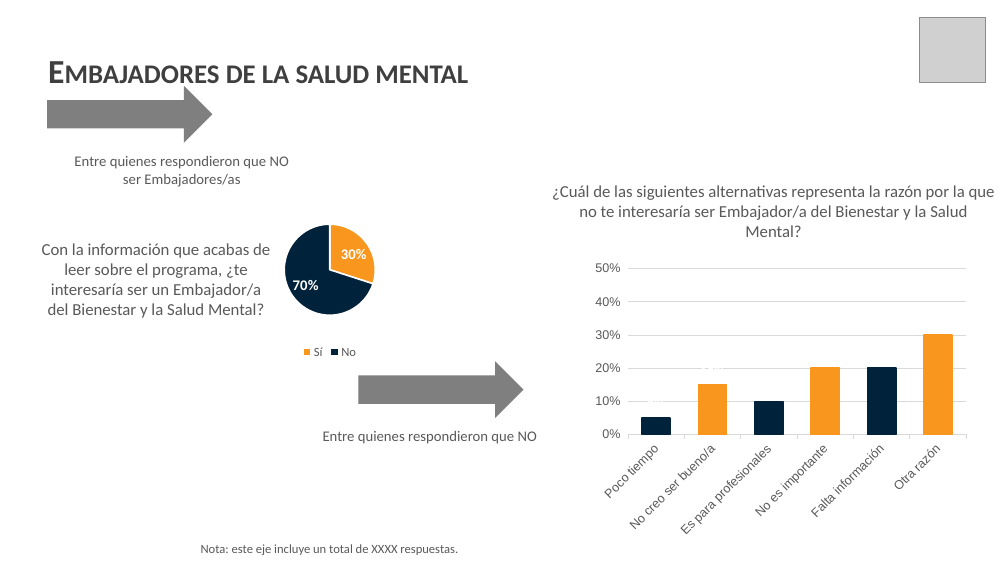
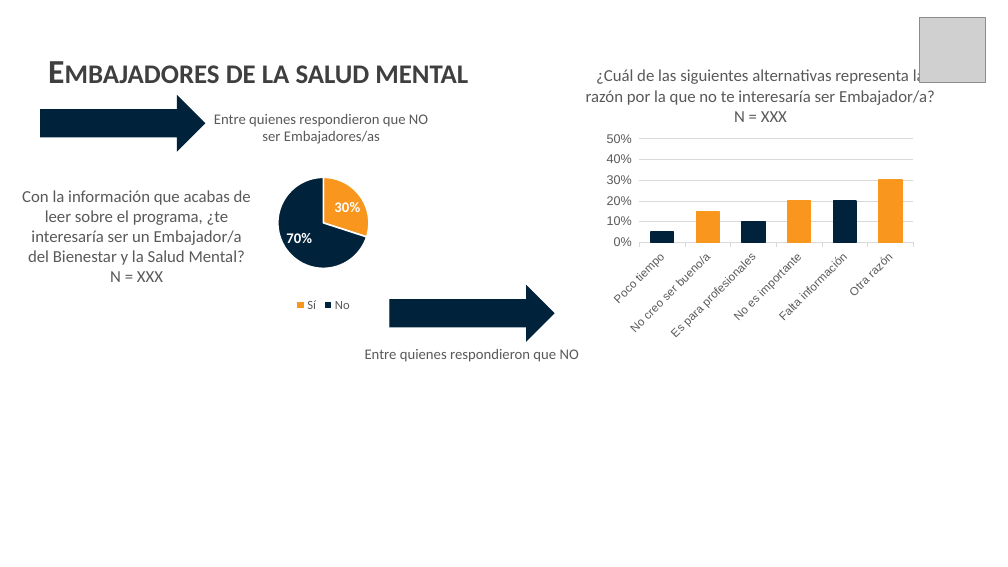
Before and after one commit to SebaValenzuela/RBDUOC2025, a slide deck: slide 62 of reports/templates/template-prueba.pptx. Drawn at 1008x567 pixels with LibreOffice and Linux fonts; fonts in the diff are those of the drawing; grey boxes stand for pictures; background and template pictures are left out. Boxes give left, top, right and bottom in pixels: in the first picture for what was removed or moved away, otherwise in the second. Text is boxed around its words. In the diff, an @@ line names an element or a change of style, - is before the commit and + after.

```diff
--- a/reports/templates/template-prueba.pptx
+++ b/reports/templates/template-prueba.pptx
@@ text at (586, 68, 935, 122): text changed @@
-¿Cuál de las siguientes alternativas representa la razón por la que no te interesaría ser Embajador/a del Bienestar y la Salud Mental?
+¿Cuál de las siguientes alternativas representa la razón por la que no te interesaría ser Embajador/a? N = XXX
@@ right arrow: place and size @@
-right arrow at (48, 87, 212, 141)
+right arrow at (41, 96, 205, 150)
@@ right arrow at (41, 96, 205, 150): fill #7F7F7F to #00223A; outline #7F7F7F 1 pt to #00223A 1 pt @@
@@ text "Entre quienes respondieron que NO": place and size @@
-text "Entre quienes respondieron que NO" at (74, 156, 289, 187)
+text "Entre quienes respondieron que NO" at (214, 114, 428, 144)
@@ column chart at (600, 128, 920, 345) @@
@@ data labels of Series 1 removed @@
@@ category axis changed @@
@@ column chart: place and size @@
-column chart at (588, 256, 974, 544)
+column chart at (600, 128, 920, 345)
@@ pie chart: place and size @@
-pie chart at (178, 203, 482, 362)
+pie chart at (172, 157, 476, 315)
@@ text at (22, 190, 251, 282): text changed @@
-Con la información que acabas de leer sobre el programa, ¿te interesaría ser un Embajador/a del Bienestar y la Salud Mental?
+Con la información que acabas de leer sobre el programa, ¿te interesaría ser un Embajador/a del Bienestar y la Salud Mental? N = XXX
@@ right arrow at (390, 286, 554, 340): fill #7F7F7F to #00223A; outline #7F7F7F 1 pt to #00223A 1 pt @@
@@ right arrow: place and size @@
-right arrow at (359, 362, 523, 417)
+right arrow at (390, 286, 554, 340)
@@ text "Entre quienes respondieron que NO": place and size @@
-text "Entre quienes respondieron que NO" at (323, 431, 537, 444)
+text "Entre quienes respondieron que NO" at (365, 349, 579, 362)
@@ text removed at (201, 544, 458, 555) @@
-Nota: este eje incluye un total de XXXX respuestas.
```
Also in this commit, not shown: 16 other slides changed, 13 other files.
